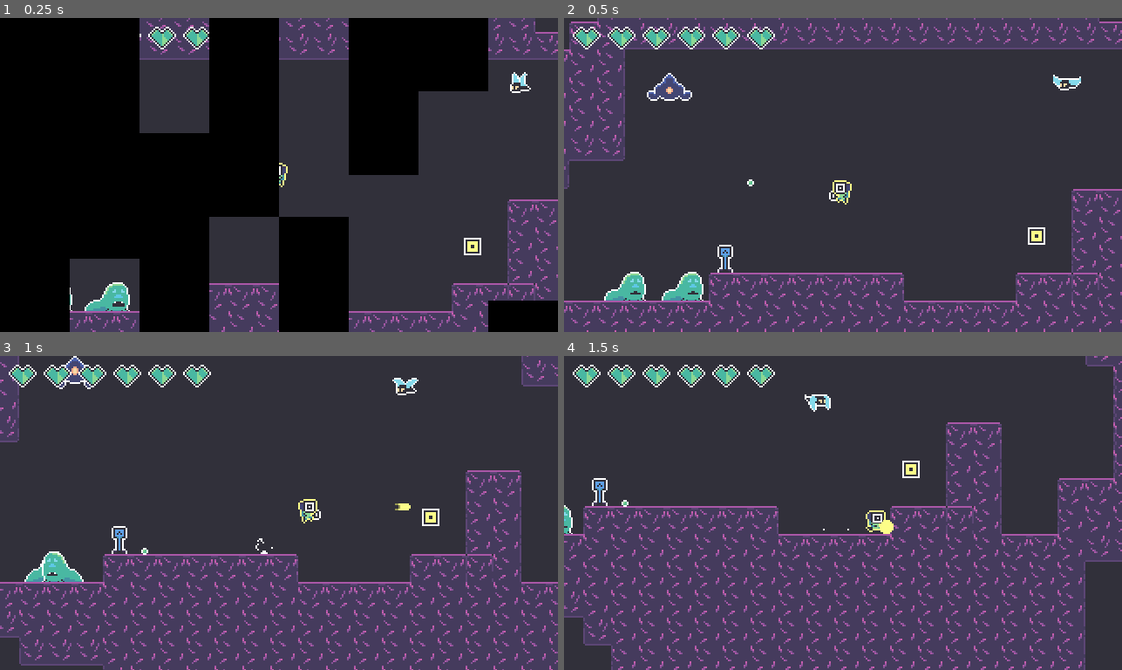
Above: before the commit, frames 1-4 (two rows, left to right).
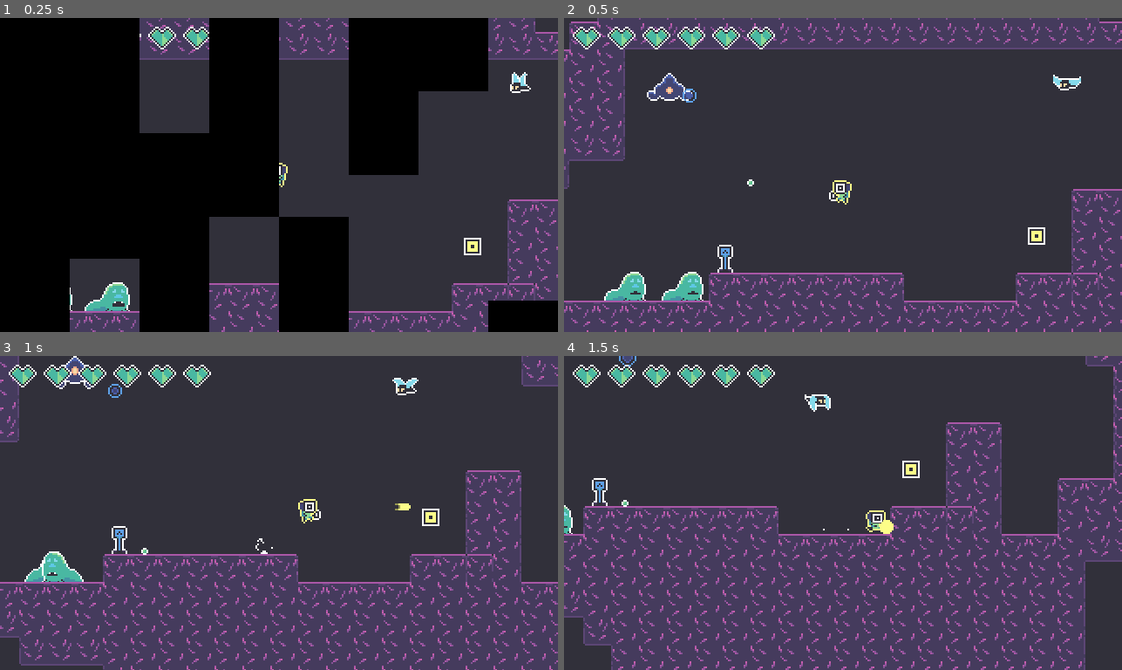
Above: after the commit, the same moments.

Repository: voithos/coloroid
Game: Godot game, scene res://scenes/levels/demo.tscn
Same seed, same stepped clock (60 frames per second), same inputs: the game is played once before the commit and once after it. Sound files missing from this copy of the repository are replaced by a short silence.
Inputs:
- Up to frame 1 (0.25 s): no input
- Up to frame 2 (0.5 s): no input
- Up to frame 3 (1 s): tap Enter at 0.5 s; hold Right (move_right) from 0.53 s (still down); tap Z (attack) at 0.6 s; tap Space (jump) at 0.77 s
- Up to frame 4 (1.5 s): keep holding Right (move_right); tap Z (attack) at 1.35 s

Frame 1 is identical in both runs. In frame 2, less than 0.1% of the frame differs, in the area x 21-24%, y 22-27%; in frame 3, less than 0.1%, in the area x 19-22%, y 8-14%; in frame 4, less than 0.1%.

Commit message:
Add projectiles to enemies.

Diff:
--- a/scenes/enemies/enemy_projectile.tscn
+++ b/scenes/enemies/enemy_projectile.tscn
@@ -20,6 +20,8 @@
 
 [sub_resource type="Animation" id=1]
 resource_name = "bullet"
+length = 0.4
+loop = true
 tracks/0/type = "value"
 tracks/0/path = NodePath("sprite:frame")
 tracks/0/interp = 1
@@ -27,21 +29,24 @@
 tracks/0/imported = false
 tracks/0/enabled = true
 tracks/0/keys = {
-"times": PoolRealArray( 0, 0.9 ),
-"transitions": PoolRealArray( 1, 1 ),
+"times": PoolRealArray( 0, 0.3, 0.4 ),
+"transitions": PoolRealArray( 1, 1, 1 ),
 "update": 0,
-"values": [ 0, 3 ]
+"values": [ 0, 3, 3 ]
 }
 
 [node name="projectile" instance=ExtResource( 1 )]
+speed = 40
+projectile_range = 200
 
 [node name="sprite" parent="." index="0"]
 texture = ExtResource( 2 )
 hframes = 4
 
 [node name="animation" parent="." index="1"]
+autoplay = "bullet"
 anims/RESET = SubResource( 2 )
 anims/bullet = SubResource( 1 )
 
 [node name="hitbox" parent="." index="2"]
-collision_mask = 4
+collision_mask = 6
--- a/scenes/enemies/flying_bullet_enemy.gd
+++ b/scenes/enemies/flying_bullet_enemy.gd
@@ -1,4 +1,6 @@
 extends "res://scenes/enemies/flying_enemy.gd"
+
+const enemy_projectile_scene = preload("res://scenes/enemies/enemy_projectile.tscn")
 
 export (float) var firing_frequency = 2.0
 
@@ -11,5 +13,10 @@
 func _fire_at_player(player, delta):
     firing_timeout -= delta
     if firing_timeout <= 0:
-        print('pew pew')
+        var projectile = enemy_projectile_scene.instance()
+        var dir = (player.global_position - global_position).normalized()
+        projectile.fire(dir, current_cidx, current_color, false)
+        projectile.global_position = global_position
+        _add_sibling_below(projectile)
+
         firing_timeout = firing_frequency
--- a/scenes/projectile.gd
+++ b/scenes/projectile.gd
@@ -11,9 +11,10 @@
 func _ready():
     $explosion.hide()
 
-func fire(vel: Vector2, cidx: int, color: Color):
+func fire(vel: Vector2, cidx: int, color: Color, rotate = true):
     velocity = vel
-    rotation = vel.angle()
+    if rotate:
+        rotation = vel.angle()
     current_cidx = cidx
     $hitbox.color_cidx = current_cidx
     modulate = color
Not shown, changed: TODO.md
